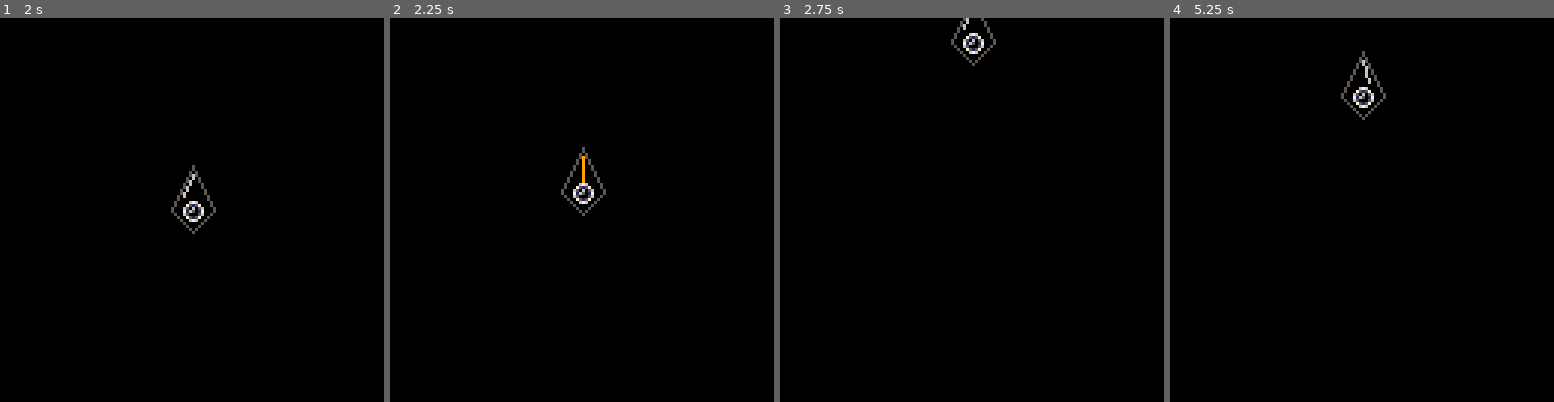
Above: before the commit, frames 1-4 (left to right).
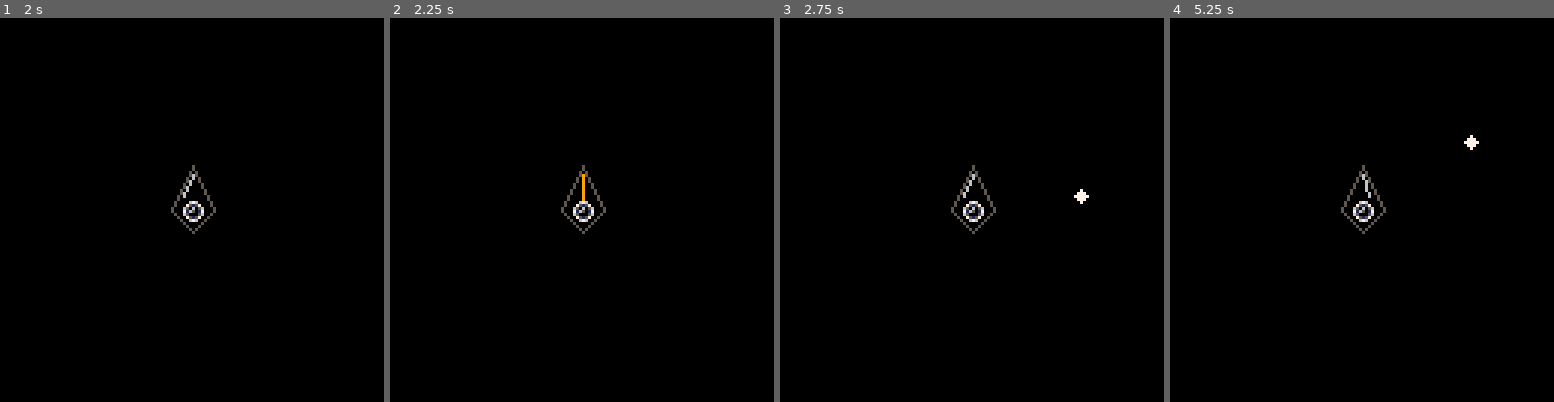
Above: after the commit, the same moments.

Repository: adparadise/pico8-games
Game: PICO-8 cartridge proam.p8
Two runs of this game, one before a commit and one after it. Both use one fixed random seed, a clock stepped at 60 frames per second and the inputs below.
Inputs:
- Up to frame 1 (2 s): hold Right from 1.6 s (still down)
- Up to frame 2 (2.25 s): release Right at 2.1 s; hold Up from 2.15 s (still down)
- Up to frame 3 (2.75 s): release Up at 2.42 s; hold Right from 2.47 s (still down)
- Up to frame 4 (5.25 s): release Right at 3.03 s; hold Left 3.08-3.58 s; hold Down 3.63-3.97 s; hold Right 4.02-4.68 s; hold Up 4.73-5.03 s; hold Left from 5.08 s (still down)

Frame 1 is identical in both runs. In frame 2, 0.8% of the frame differs, in the area x 44-57%, y 33-57%; in frame 3, 1.0%; in frame 4, 1.1%, in the area x 44-81%, y 8-57%.

Commit message:
start of infinite background

Diff:
--- a/proam.p8
+++ b/proam.p8
@@ -35,7 +35,20 @@
 
 function _draw()
   cls()
+  camera(p1.x-64,p1.y-64)
+  w_draw(p1.x,p1.y)
   p_draw(p1)
+end
+
+function w_draw(x,y)
+  local span=32
+  ox=x-x%span
+  oy=y-y%span
+  for i=1,4 do
+    for j=1,4 do
+     spr(3,ox+i*span,oy*j*span)
+    end
+  end
 end
 
 function p_draw(p)
@@ -67,7 +80,6 @@
        rocket_color)
 end
 
-s2=sqrt(2)
 function p_update(p)
   p_up_controls(p)
   p_up_physics(p)
@@ -117,11 +129,11 @@
 end
 __gfx__
 00000000006776000067600000000000000000000000000000000000000000000000000000000000000000000000000000000000000000000000000000000000
-00000000075115700751570000000000000000000000000000000000000000000000000000000010000000000000000000000000000000000000000000000000
-00000000650650566506056000000000000000000000000000000000000067777776000000000076000000000000600000000000000000000000000000000000
-00000000716500177165017000000000000000000000000000000000000067777776000000000777600000000007766000000000000000000000000000000000
-00000000715000176500056000000000000000000000000000000000000067777776000000007777760000000007777660000000000000000000000000000000
-00000000650000560751570000000000000000000000000000000000000067777776000000077777776000000077777776600000000000000000000000000000
+00000000075115700751570000007000000000000000000000000000000000000000000000000010000000000000000000000000000000000000000000000000
+00000000650650566506056000077700000000000000000000000000000067777776000000000076000000000000600000000000000000000000000000000000
+00000000716500177165017000777770000000000000000000000000000067777776000000000777600000000007766000000000000000000000000000000000
+00000000715000176500056000077700000000000000000000000000000067777776000000007777760000000007777660000000000000000000000000000000
+00000000650000560751570000007000000000000000000000000000000067777776000000077777776000000077777776600000000000000000000000000000
 00000000075115700067600000000000000000000000000000000000000067777776000001777777777600000077777777766000000000000000000000000000
 00000000006776000000000000000000000000000000000000000000000067777776000000677777777760000177777777777600000000000000000000000000
 00000000000000000000000000000000000000000000000000000000000067777776000000067777777776000667777777777100000000000000000000000000
Not shown, added: .gitignore
